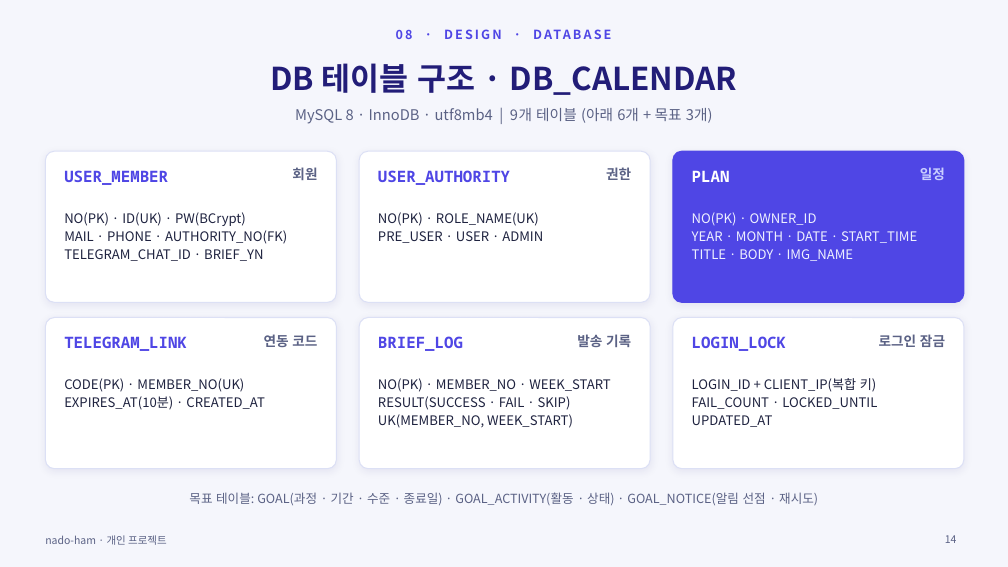
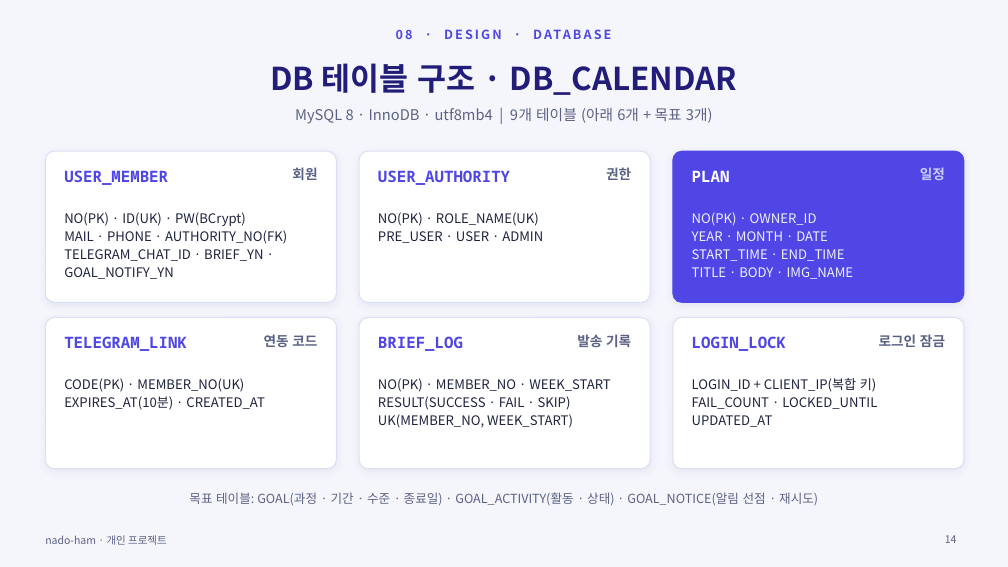
Before and after one commit to ho8566z/nado-ham_word, a slide deck: slide 14 of ppt_output/nado_ham.pptx. Drawn at 1008x567 pixels with LibreOffice and Linux fonts; fonts in the diff are those of the drawing. Boxes give left, top, right and bottom in pixels: in the first picture for what was removed or moved away, otherwise in the second. Text is boxed around its words. In the diff, an @@ line names an element or a change of style, - is before the commit and + after.

```diff
--- a/ppt_output/nado_ham.pptx
+++ b/ppt_output/nado_ham.pptx
@@ text at [692, 231, 845, 261]: text changed @@
-YEAR · MONTH · DATE · START_TIME
+YEAR · MONTH · DATE
+START_TIME · END_TIME
@@ text at [64, 249, 263, 279]: text changed @@
-TELEGRAM_CHAT_ID · BRIEF_YN
+TELEGRAM_CHAT_ID · BRIEF_YN · GOAL_NOTIFY_YN
```
Also in this commit, not shown: 7 other slides changed, 1 other file.
